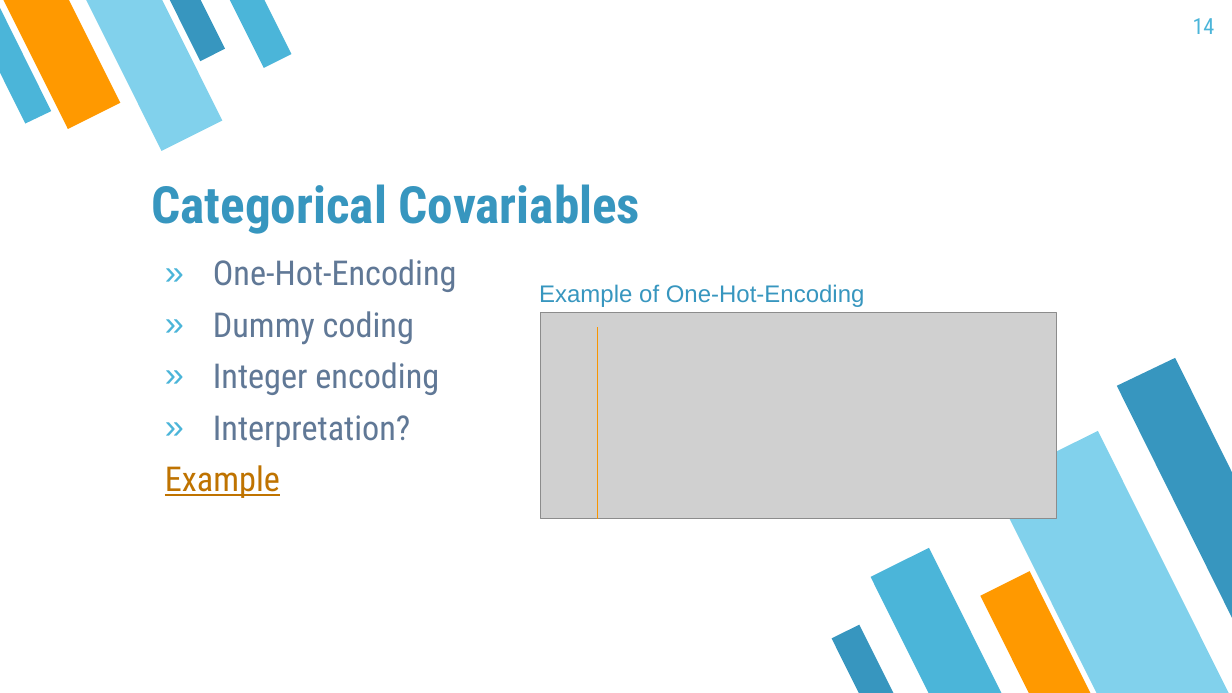
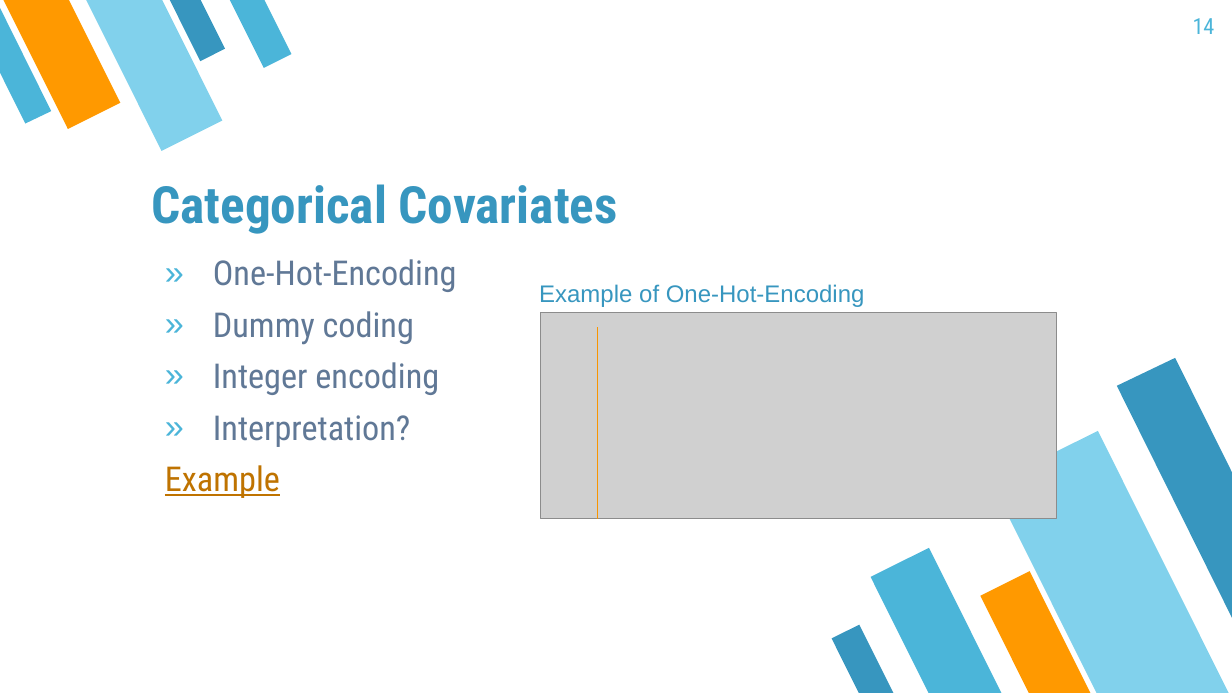
Before and after one commit to mayer79/ml_lecture, a slide deck: slide 14 of slides/ML_Lecture.pptx. Drawn at 1232x693 pixels with LibreOffice and Linux fonts; fonts in the diff are those of the drawing; grey boxes stand for pictures. Boxes give left, top, right and bottom in pixels: in the first picture for what was removed or moved away, otherwise in the second. Text is boxed around its words. In the diff, an @@ line names an element or a change of style, - is before the commit and + after.

```diff
--- a/slides/ML_Lecture.pptx
+++ b/slides/ML_Lecture.pptx
@@ title at box(151, 184, 618, 234): text changed @@
-Categorical Covariables
+Categorical Covariates
```
Also in this commit, not shown: 18 other slides changed.
